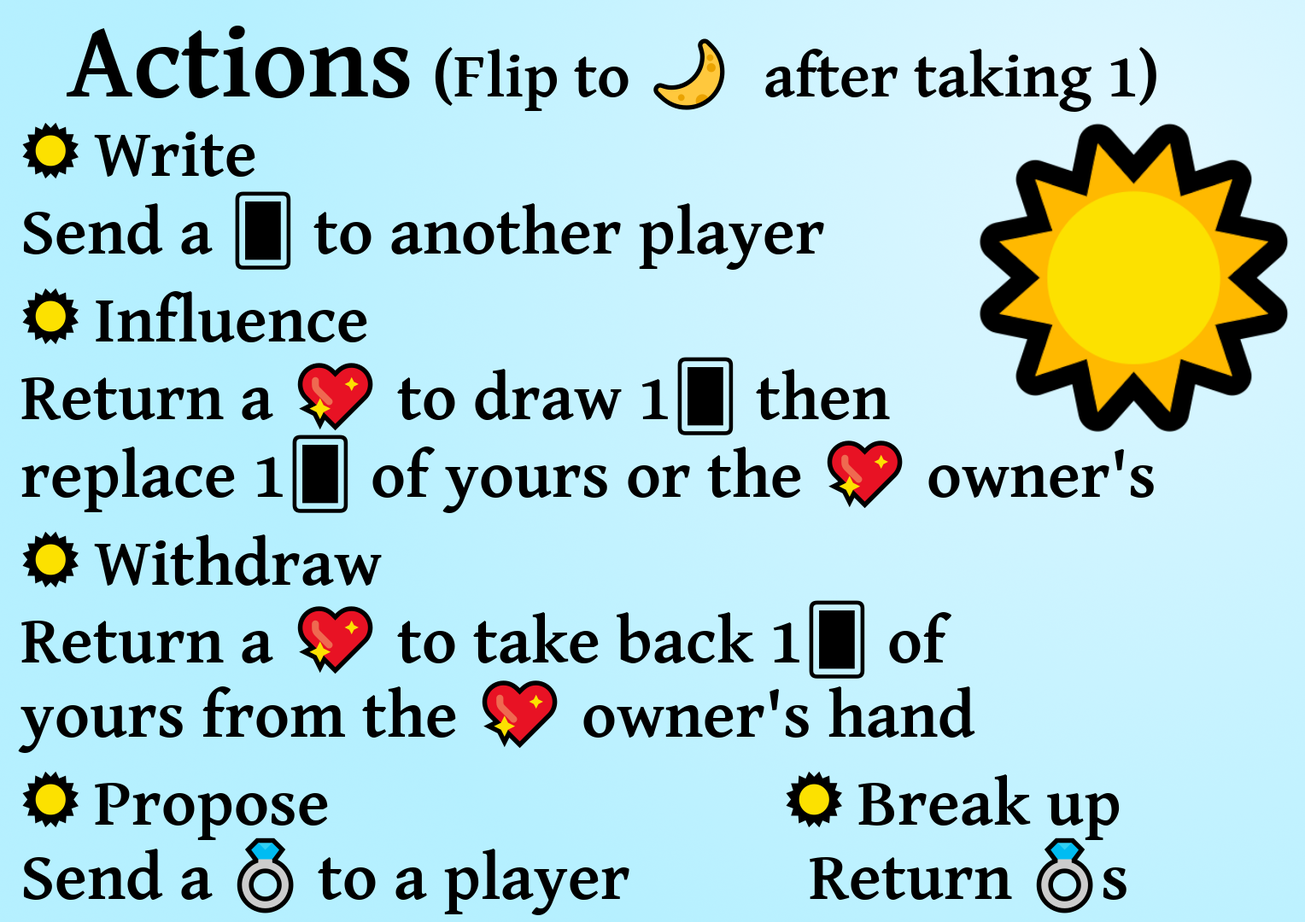
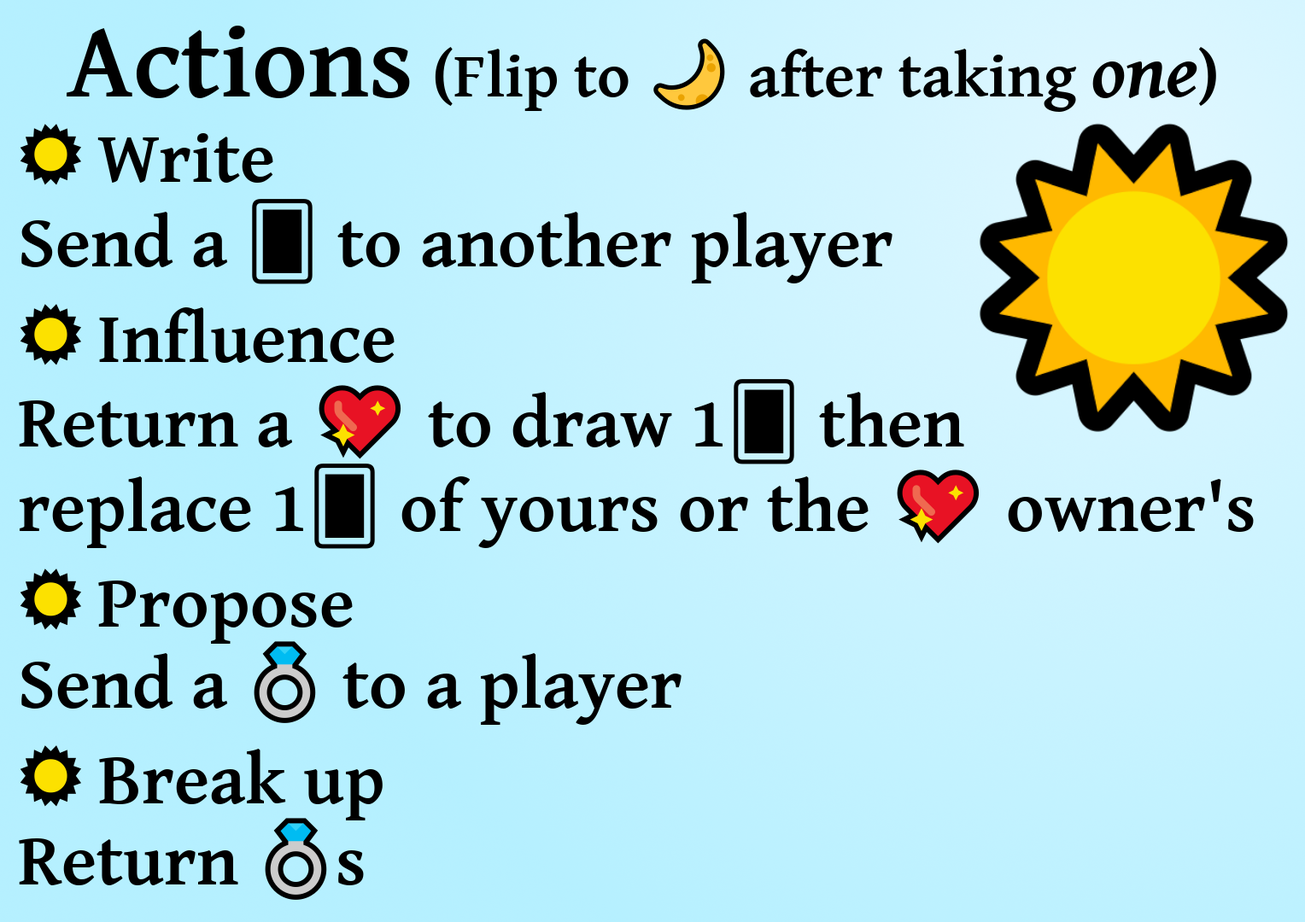
Layer changes from the first 1305 x 922 image to the second:
renamed "Actions (Flip to 🌙 after taki..." to "Actions (Flip to 🌙 after takin...", painted on it over [749, 46, 1217, 112]
painted on "🌣 Write ..." over [17, 122, 1254, 916]
painted on "deets" over [32, 145, 832, 819]
